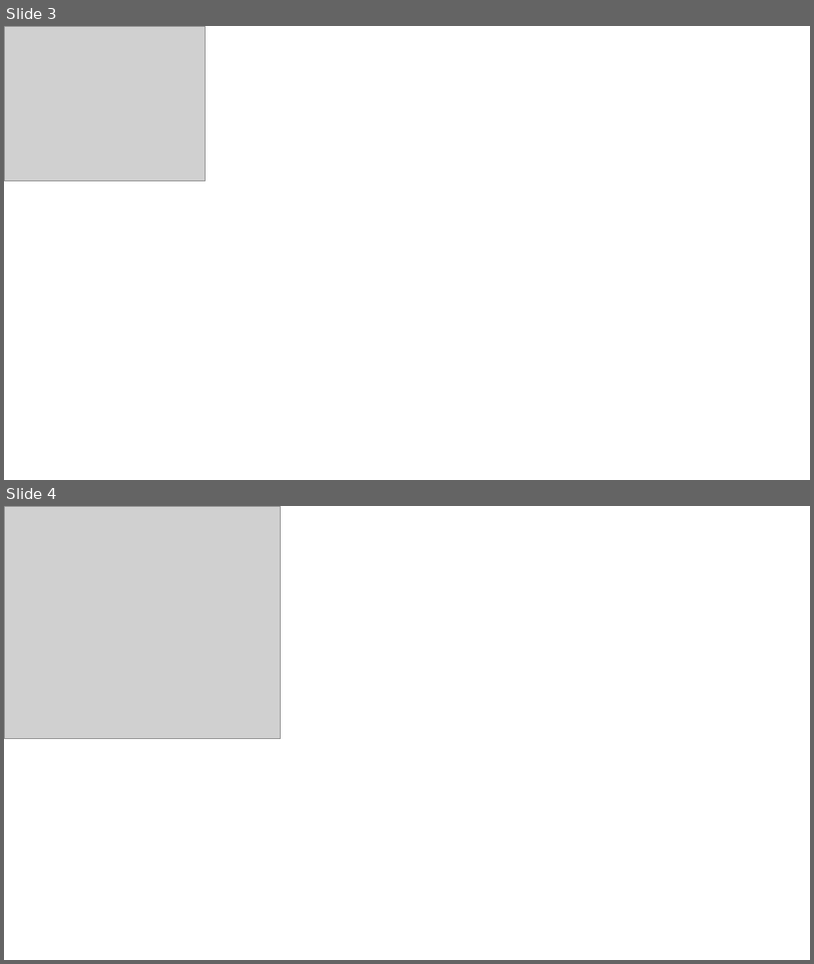
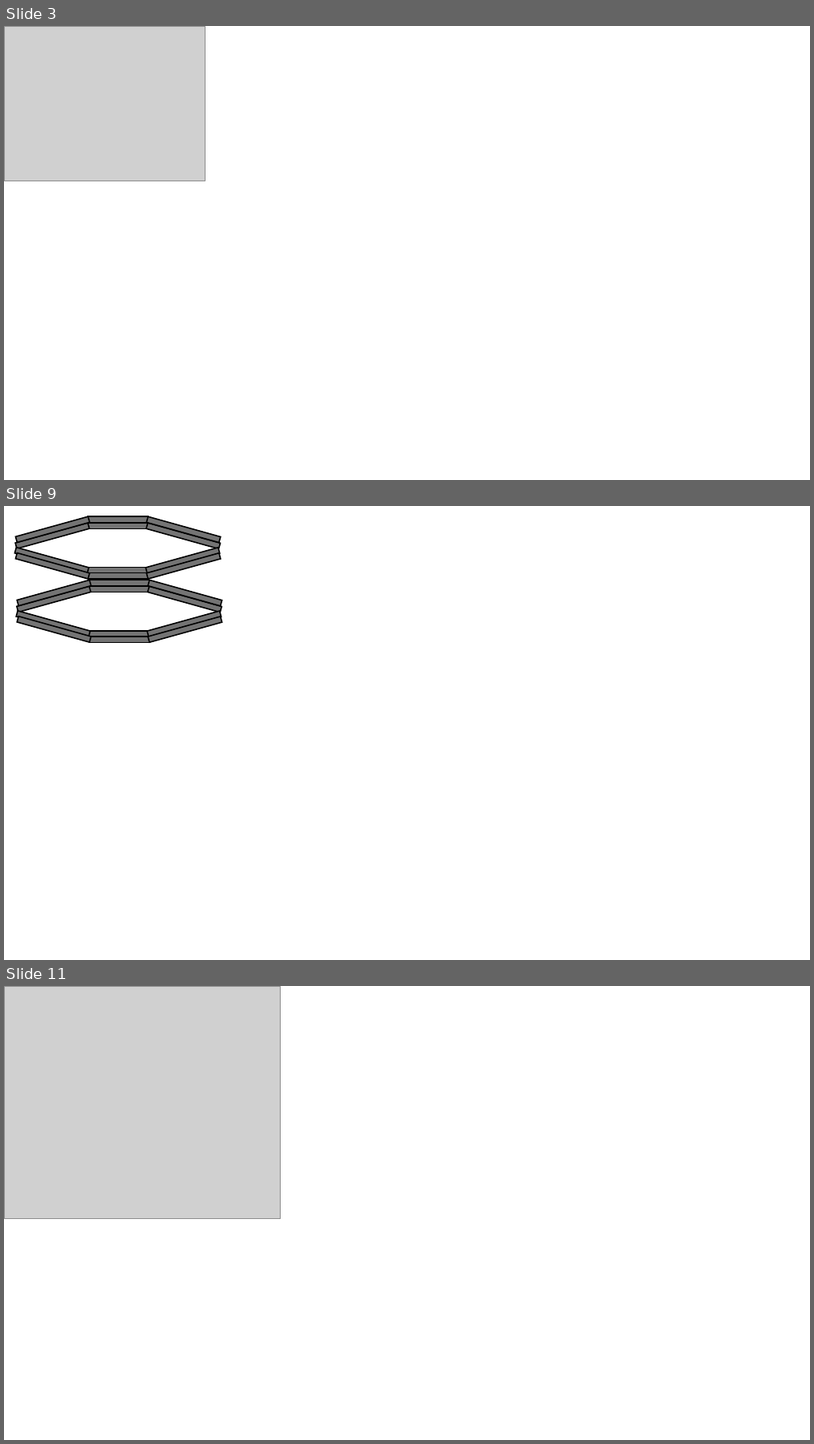
Before and after one commit to vidhisolanki/BellevilleWasher, a slide deck: Figures/Figures.pptx. Shown one above the other, each under a label of ours: slides 3 and 4 before the commit, slides 3, 9 and 11 after it; the slides between them are not shown. The pictures are 814x964 and 814x1444 pixels, drawn with LibreOffice and Linux fonts; fonts in the diff are those of the drawing; grey boxes stand for pictures. Boxes give left, top, right and bottom in pixels: in the first picture for what was removed or moved away, otherwise in the second. Text is boxed around its words. In the diff, an @@ line names an element or a change of style, - is before the commit and + after.

```diff
--- a/Figures/Figures.pptx
+++ b/Figures/Figures.pptx
@@ slide 9 added at [4, 506, 810, 960], background #FFFFFF @@
@@ rectangle added at [15, 523, 90, 548], fill #747474, outline #000000 1.5 pt @@
@@ rectangle added at [15, 516, 90, 543], fill #747474, outline #000000 1.5 pt @@
@@ rectangle added at [87, 523, 147, 529], fill #747474, outline #000000 1.5 pt @@
@@ rectangle added at [88, 516, 148, 522], fill #747474, outline #000000 1.5 pt @@
@@ rectangle added at [146, 523, 221, 548], fill #747474, outline #000000 1.5 pt @@
@@ rectangle added at [146, 516, 221, 543], fill #747474, outline #000000 1.5 pt @@
@@ rectangle added at [15, 548, 89, 573], fill #747474, outline #000000 1.5 pt @@
@@ rectangle added at [15, 553, 90, 579], fill #747474, outline #000000 1.5 pt @@
@@ rectangle added at [146, 548, 220, 573], fill #747474, outline #000000 1.5 pt @@
@@ rectangle added at [146, 553, 221, 579], fill #747474, outline #000000 1.5 pt @@
@@ rectangle added at [87, 567, 147, 573], fill #747474, outline #000000 1.5 pt @@
@@ rectangle added at [88, 573, 148, 579], fill #747474, outline #000000 1.5 pt @@
@@ rectangle added at [17, 586, 90, 612], fill #747474, outline #000000 1.5 pt @@
@@ rectangle added at [18, 580, 91, 605], fill #747474, outline #000000 1.5 pt @@
@@ rectangle added at [90, 586, 149, 592], fill #747474, outline #000000 1.5 pt @@
@@ rectangle added at [90, 580, 149, 586], fill #747474, outline #000000 1.5 pt @@
@@ rectangle added at [148, 586, 222, 612], fill #747474, outline #000000 1.5 pt @@
@@ rectangle added at [148, 580, 222, 605], fill #747474, outline #000000 1.5 pt @@
@@ rectangle added at [16, 611, 90, 636], fill #747474, outline #000000 1.5 pt @@
@@ rectangle added at [18, 616, 91, 642], fill #747474, outline #000000 1.5 pt @@
@@ rectangle added at [147, 611, 222, 636], fill #747474, outline #000000 1.5 pt @@
@@ rectangle added at [148, 616, 222, 642], fill #747474, outline #000000 1.5 pt @@
@@ rectangle added at [89, 631, 149, 636], fill #747474, outline #000000 1.5 pt @@
@@ rectangle added at [90, 636, 150, 642], fill #747474, outline #000000 1.5 pt @@
@@ what was slide 4 is now slide 11 @@
```
Also in this commit, not shown: 6 other slides added, 21 other files.
